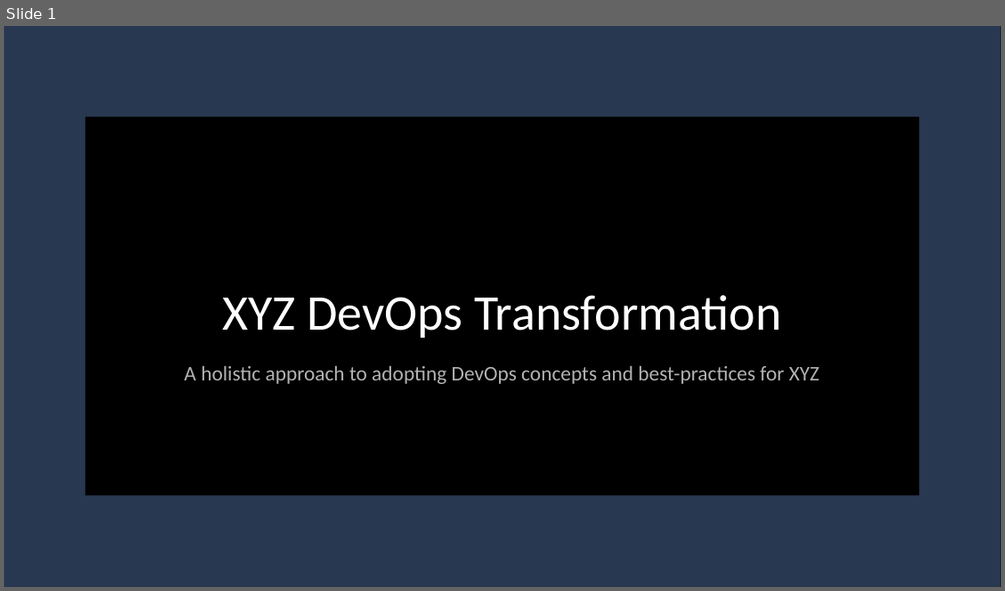
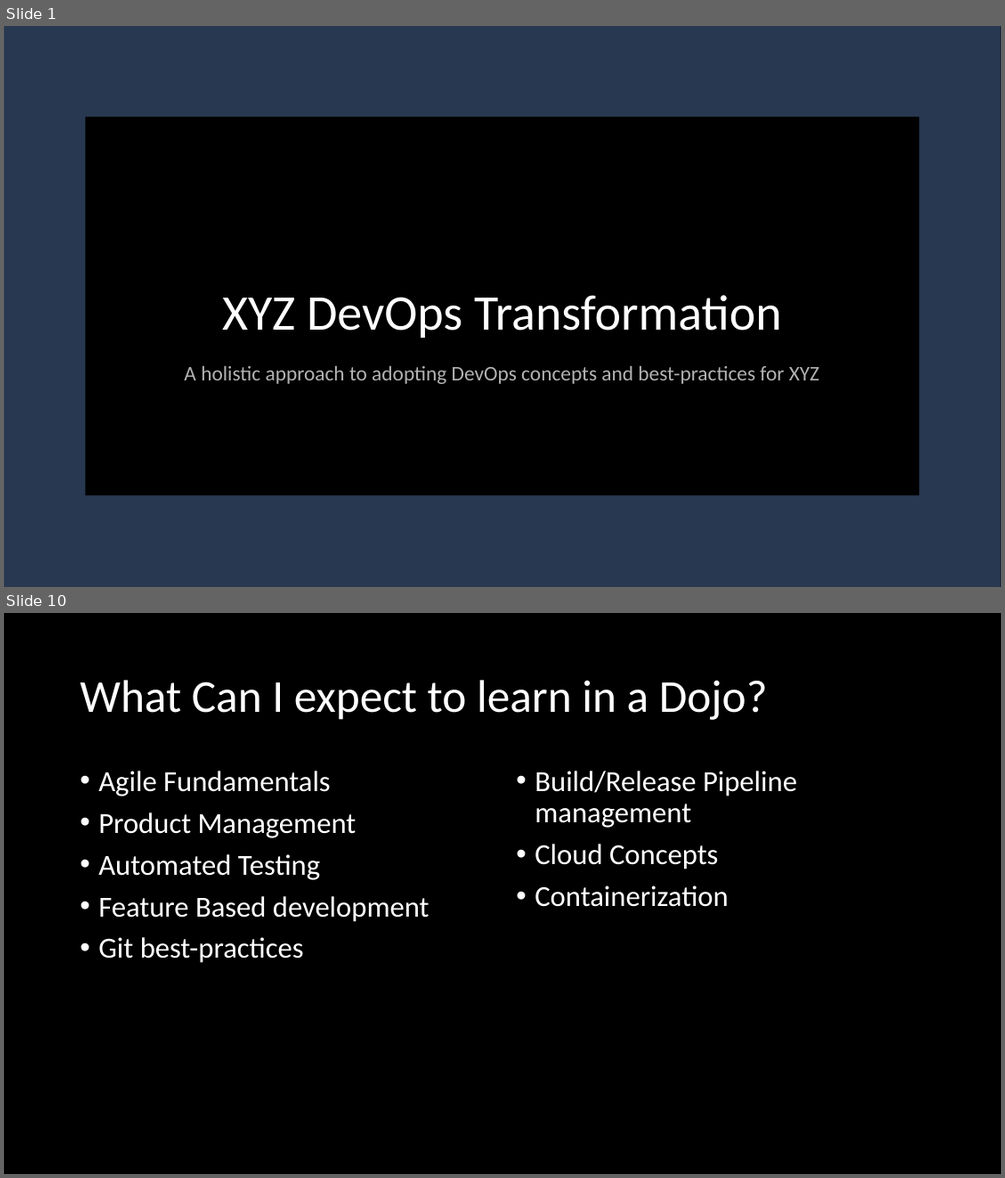
Before and after one commit to bigfrank123/liatrio-exercise, a slide deck: Artifacts/Liatrio.pptx. Shown one above the other, each under a label of ours: slide 1 before the commit, slides 1 and 10 after it; the slides between them are not shown. The pictures are 1005x591 and 1005x1178 pixels, drawn with LibreOffice and Linux fonts; fonts in the diff are those of the drawing; background and template pictures are left out. Boxes give left, top, right and bottom in pixels: in the first picture for what was removed or moved away, otherwise in the second. Text is boxed around its words. In the diff, an @@ line names an element or a change of style, - is before the commit and + after.

```diff
--- a/Artifacts/Liatrio.pptx
+++ b/Artifacts/Liatrio.pptx
@@ slide 10 added at [4,613,1001,1174], background #000000 @@
@@ title added at [80,680,768,720], 44 pt, text #FFFFFF @@
+What Can I expect to learn in a Dojo?
@@ text added at [98,771,429,963], 28 pt, text #FFFFFF @@
+• Agile Fundamentals
+• Product Management
+• Automated Testing
+• Feature Based development
+• Git best-practices
@@ text added at [534,771,797,907], 28 pt, text #FFFFFF @@
+• Build/Release Pipeline management
+• Cloud Concepts
+• Containerization
```
Also in this commit, not shown: 1 slide changed, 12 other slides added, 1 slide removed.
